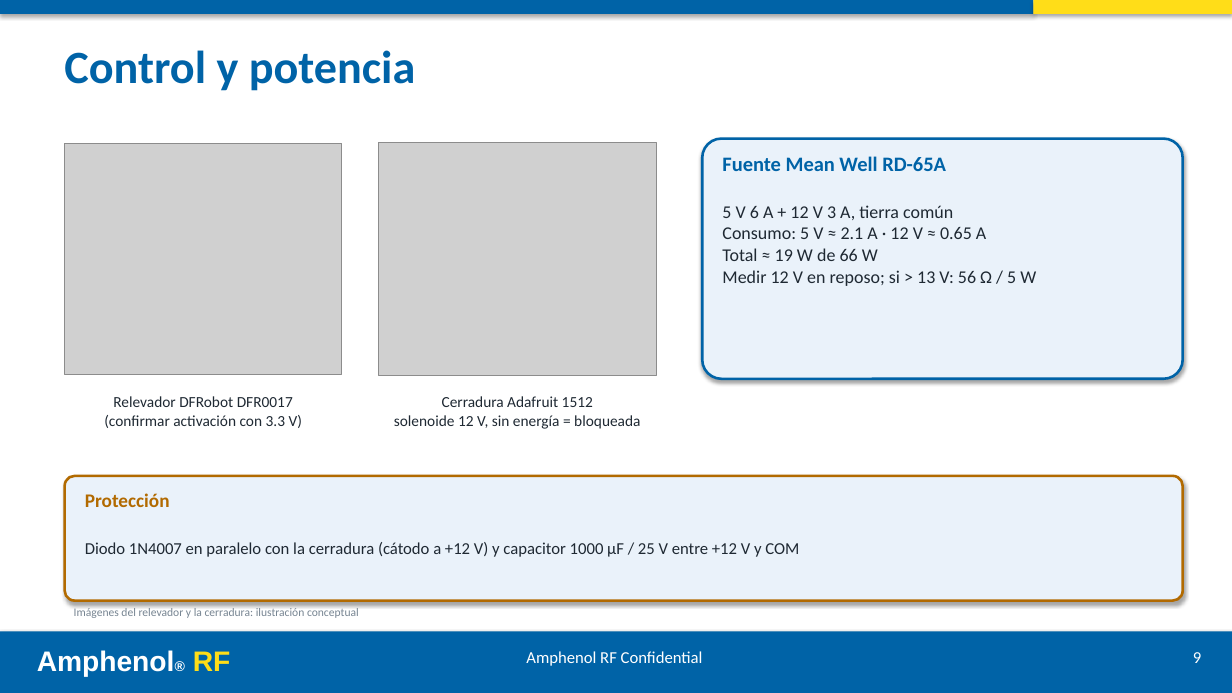
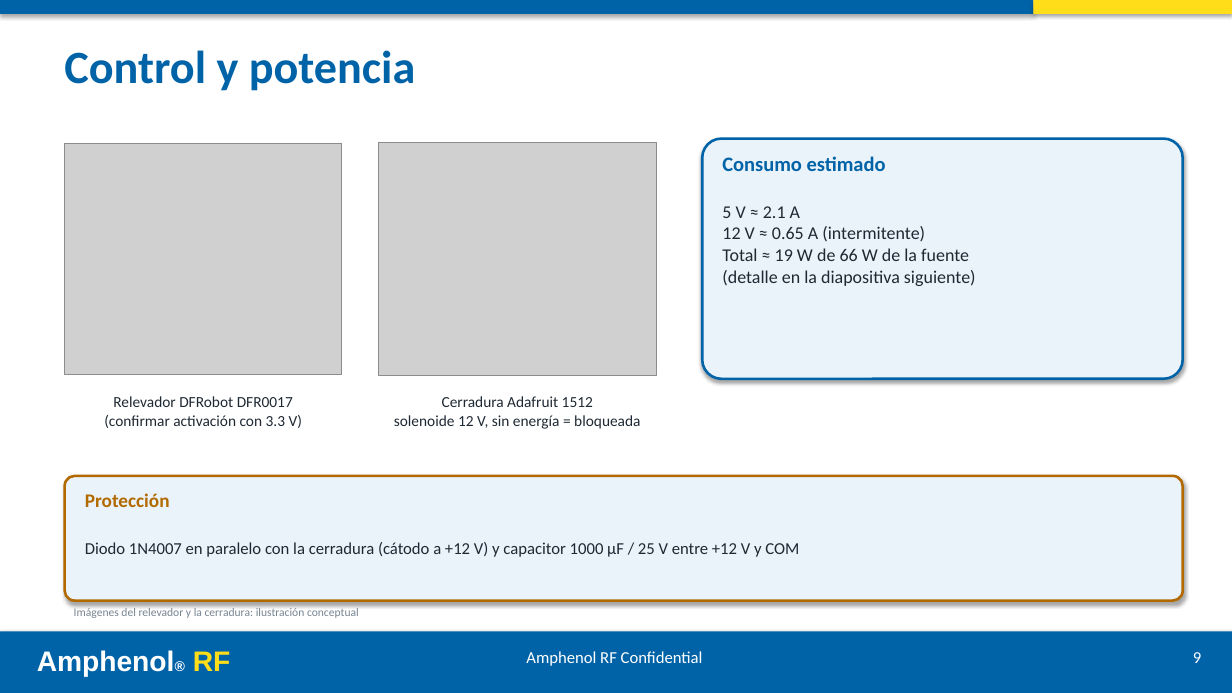
Before and after one commit to ricardosalmeron71-png/inspeccion-vision-solder-cap, a slide deck: slide 9 of docs/presentacion.pptx. Drawn at 1232x693 pixels with LibreOffice and Linux fonts; fonts in the diff are those of the drawing; grey boxes stand for pictures. Boxes give left, top, right and bottom in pixels: in the first picture for what was removed or moved away, otherwise in the second. Text is boxed around its words. In the diff, an @@ line names an element or a change of style, - is before the commit and + after.

```diff
--- a/docs/presentacion.pptx
+++ b/docs/presentacion.pptx
@@ text at (x1=722, y1=156, x2=886, y2=171): text changed @@
-Fuente Mean Well RD-65A
+Consumo estimado
@@ text at (x1=722, y1=206, x2=976, y2=286): text changed @@
-5 V 6 A + 12 V 3 A, tierra común
-Consumo: 5 V ≈ 2.1 A · 12 V ≈ 0.65 A
-Total ≈ 19 W de 66 W
-Medir 12 V en reposo; si > 13 V: 56 Ω / 5 W
+5 V ≈ 2.1 A
+12 V ≈ 0.65 A (intermitente)
+Total ≈ 19 W de 66 W de la fuente
+(detalle en la diapositiva siguiente)
```
Also in this commit, not shown: 10 other slides changed, 3 slides added, 16 other files.
